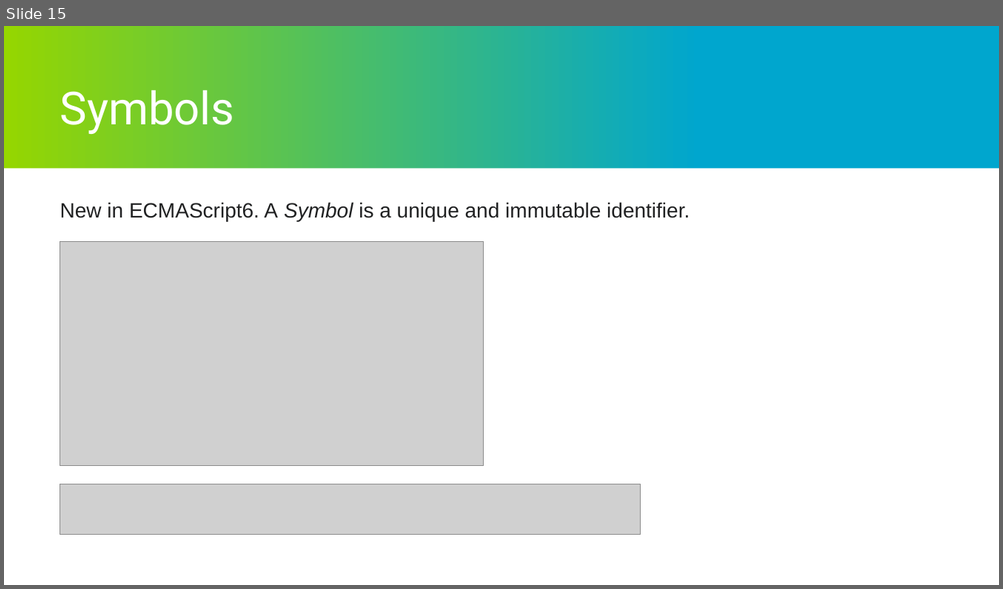
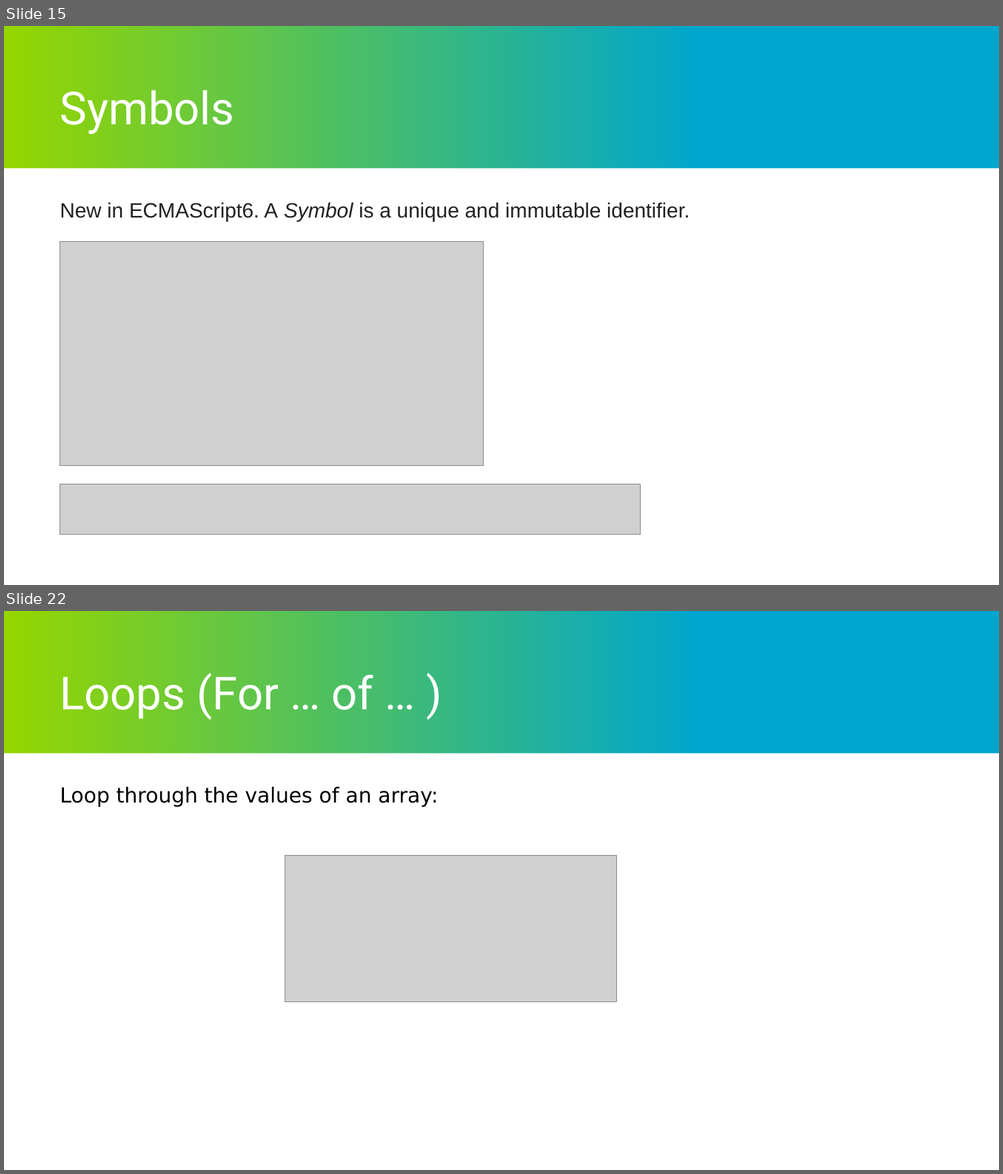
Before and after one commit to maksym-strus/presentations, a slide deck: Syntax.pptx. Shown one above the other, each under a label of ours: slide 15 before the commit, slides 15 and 22 after it; the slides between them are not shown. The pictures are 1003x589 and 1003x1174 pixels, drawn with LibreOffice and Linux fonts; fonts in the diff are those of the drawing; grey boxes stand for pictures; background and template pictures are left out. Boxes give left, top, right and bottom in pixels: in the first picture for what was removed or moved away, otherwise in the second. Text is boxed around its words. In the diff, an @@ line names an element or a change of style, - is before the commit and + after.

```diff
--- a/Syntax.pptx
+++ b/Syntax.pptx
@@ slide 22 added at box(4, 611, 999, 1170), background #000000; not listed: 2 template elements that a slide beside it also shows @@
@@ title added at box(60, 673, 373, 720), 44 pt, text #FFFFFF @@
+Loops (For … of … )
@@ text added at box(60, 786, 438, 807), 20 pt, text #000000 @@
+Loop through the values of an array:
@@ picture added at box(284, 855, 617, 1002) @@
```
Also in this commit, not shown: 18 other slides added, 1 other file.
